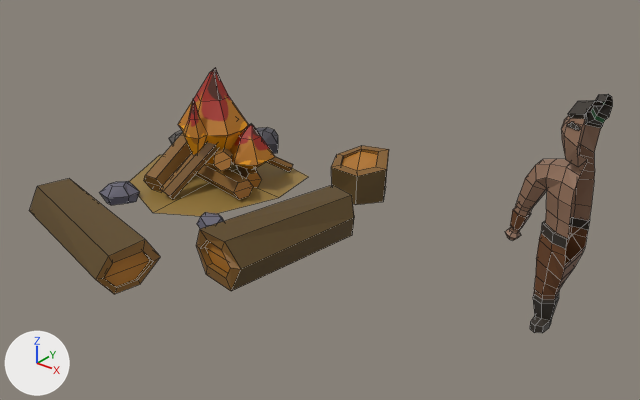
Renders of the Blender file SourceAssets/Props/Torches/TorchProps.blend from each side of a commit.
Camera for both pictures: a camera (50 mm lens) standing at (2.5, -2.36, 1.68) and looking at (0.62, -0.02, 0.23). The axes (+X, +Y, +Z) are drawn at lower left. The lights are the same throughout. The picture after the commit comes second. Mesh edges are drawn as thin lines.

The first picture shows 'CampfireWithSeats', 'Villager'.
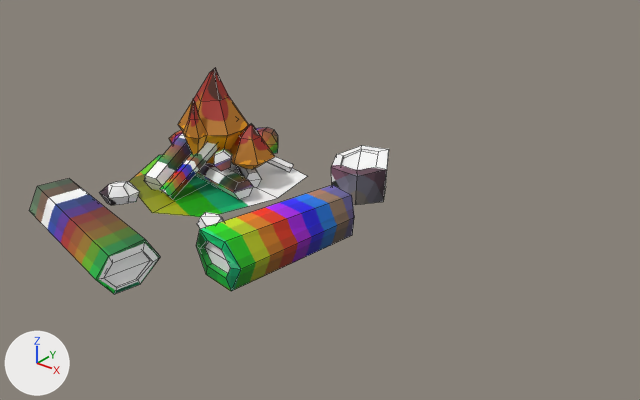
Commit message: Refactor fucking asshole first prop to new graphics

Changed parts and their boxes [x1, y1, x2, y2] in the pictures (640 x 400 px; the box of a moved part takes in the faces that stretch with it):
'Villager', hidden (brown)
    before: [505, 94, 612, 333]
part 1 of me_circle_022, rebuilt
    before: [129, 155, 309, 216]
    after: [129, 155, 307, 217]
part 2 of me_circle_022, moved or reshaped
    both: [146, 132, 378, 199]
part 3 of me_circle_022, moved or reshaped
    both: [104, 242, 230, 287]
part 4 of me_circle_022, surface changed (lighter)
    both: [29, 128, 389, 294]
part 5 of me_circle_022, recoloured
    both: [99, 128, 278, 229]
part 6 of me_circle_022, recoloured
    both: [180, 123, 275, 169]

Patch to the scene script:
```diff
--- a/SourceAssets/Props/Torches/TorchProps.blend.py
+++ b/SourceAssets/Props/Torches/TorchProps.blend.py
@@ me_circle_022 @@
 # verts and faces of me_circle_022; kept vertices keep their numbers, new ones are numbered from 336
-me_circle_022.from_pydata(...)  # 336 vertices, 308 faces; spans x -0.647..0.646, y -0.757..0.716, z -0.029..0.532
+me_circle_022.from_pydata(...)  # 444 vertices, 308 faces; spans x -0.647..0.646, y -0.757..0.716, z -0.029..0.532
+# me_circle_022 part 1: the loose piece of 9 vertices spanning x -0.597..0.17, y -0.184..0.584, z 0.0..0.023 is rebuilt with 9 vertices and now spans x -0.598..0.168, y -0.186..0.586, z 0.0..0.028, in mat_material_003 (picture img_colorpalette_png_001)
+# me_circle_022 part 2
+# 48 faces are deleted
+# 96 vertices are added at x -0.45..0.624, y -0.544..0.649, z -0.003..0.328
+# 48 new faces join them, mat_material_004 (picture img_colorpalette_png_003)
+# me_circle_022 part 3
+delete_faces([(252, 256, 257, 253), (252, 253, 254, 255), (294, 295, 297, 296), (294, 299, 298, 295)])
+verts[336] = (0.212, -0.682, 0.011)  # pixel (115, 286)
+verts[337] = (0.233, -0.603, 0.016)  # pixel (136, 278)
+verts[343] = (0.531, -0.391, 0.082)
+verts[344] = (0.382, -0.363, 0.026)  # pixel (212, 263)
+verts[345] = (0.474, -0.378, 0.129)
+verts[357] = (0.247, -0.544, 0.07)  # pixel (150, 260)
+verts[358] = (0.2, -0.73, 0.061)
+verts[359] = (0.241, -0.574, 0.129)
+verts[360] = (0.217, -0.685, 0.126)
+verts[364] = (0.344, -0.361, 0.081)  # pixel (204, 247)
+verts[365] = (0.498, -0.381, 0.023)
+verts[366] = (0.389, -0.367, 0.134)
+faces += [(357, 359, 360, 358), (336, 337, 357, 358), (343, 364, 344, 365), (343, 345, 366, 364)]  # mat_material_004 (picture img_colorpalette_png_003)
+# me_circle_022 part 4: 174 kept faces spanning x -0.647..0.646, y -0.757..0.716, z -0.029..0.328 get new texture (UV) coordinates
+# me_circle_022 part 5: 64 faces spanning x -0.647..0.21, y -0.241..0.716, z -0.029..0.108 switch from mat_material_004 (picture img_colorpalette_png_003) to mat_material (picture img_colorpalette_png_002)
+# me_circle_022 part 6: 72 faces spanning x -0.34..0.078, y 0.042..0.406, z 0.08..0.532 switch from mat_material_005 (picture img_torchfire_png_002) to mat_material_001 (picture img_torchfire_png)
+me_circle_022.materials.append(mat_material_003)  # picture img_colorpalette_png_001
@@ ob_villager @@
 ob_villager.location = (0.0, 0.0, 0.03)
+ob_villager.hide_set(True)
```
